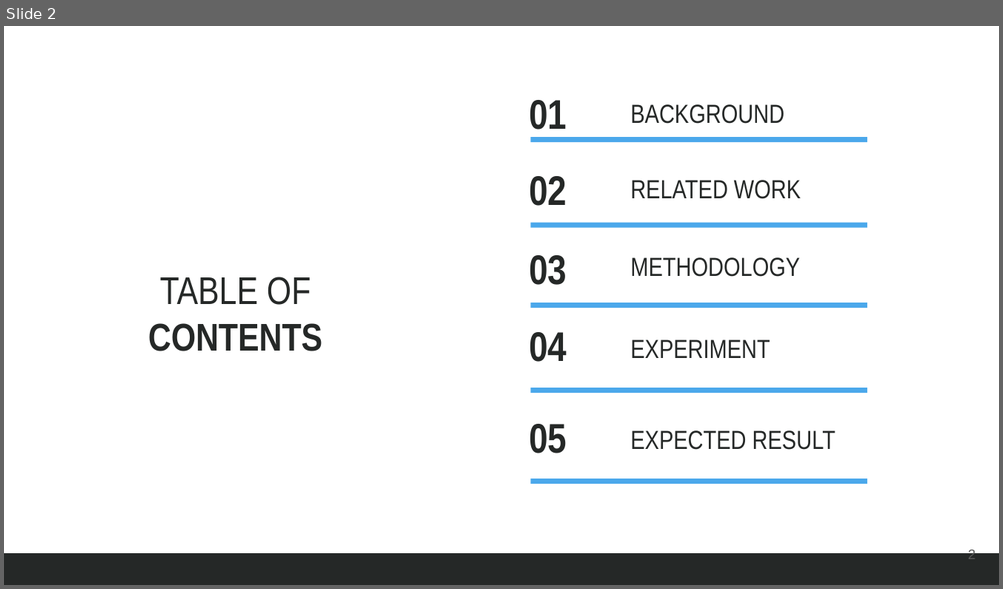
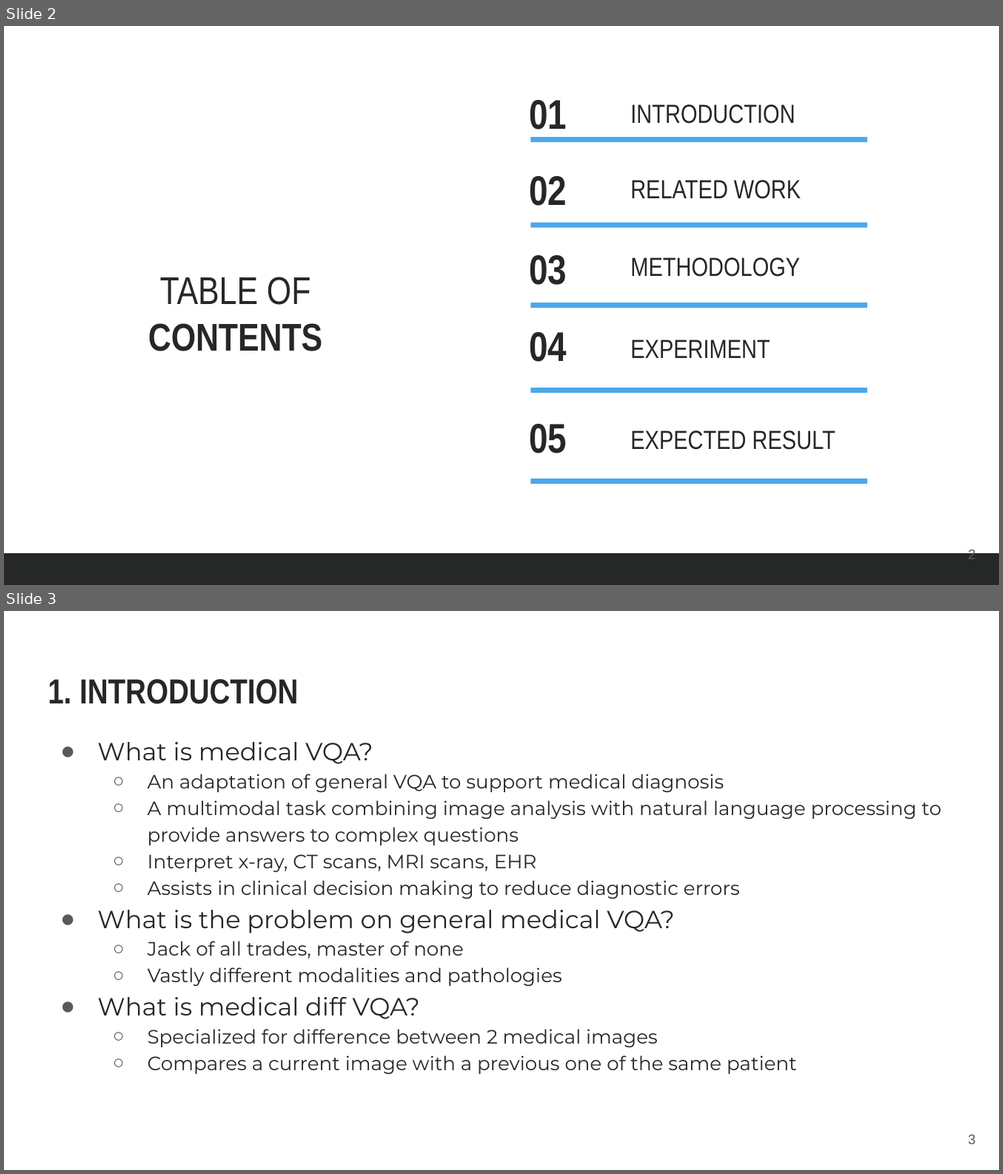
Before and after one commit to archx64/cxr-diff-vqa, a slide deck: st124974-Proposal.pptx. Shown one above the other, each under a label of ours: slide 2 before the commit, slides 2 and 3 after it. The pictures are 1003x589 and 1003x1174 pixels, drawn with LibreOffice and Linux fonts; fonts in the diff are those of the drawing. Boxes give left, top, right and bottom in pixels: in the first picture for what was removed or moved away, otherwise in the second. Text is boxed around its words. In the diff, an @@ line names an element or a change of style, - is before the commit and + after.

```diff
--- a/st124974-Proposal.pptx
+++ b/st124974-Proposal.pptx
@@ slide 3 added at [4, 611, 999, 1170], background #FFFFFF @@
@@ title added at [48, 679, 298, 704], 25.2 pt, text #252827, bold @@
+1. INTRODUCTION
@@ text added at [97, 742, 942, 1075], 14 pt, text #252827 @@
+● What is medical VQA?
+  ○ An adaptation of general VQA to support medical diagnosis
+  ○ A multimodal task combining image analysis with natural language processing to provide answers to complex questions
+  ○ Interpret x-ray, CT scans, MRI scans, EHR
+  ○ Assists in clinical decision making to reduce diagnostic errors
+● What is the problem on general medical VQA?
+  ○ Jack of all trades, master of none
+  ○ Vastly different modalities and pathologies
+● What is medical diff VQA?
+  ○ Specialized for difference between 2 medical images
+  ○ Compares a current image with a previous one of the same patient
@@ page number added at [967, 1135, 975, 1145], 10 pt, text #595959 @@
+3
@@ slide 2 changed as well @@
@@ text at [630, 104, 794, 124]: text changed @@
-BACKGROUND
+INTRODUCTION
```
Also in this commit, not shown: 17 other slides changed, 11 other slides added, 23 other files.
